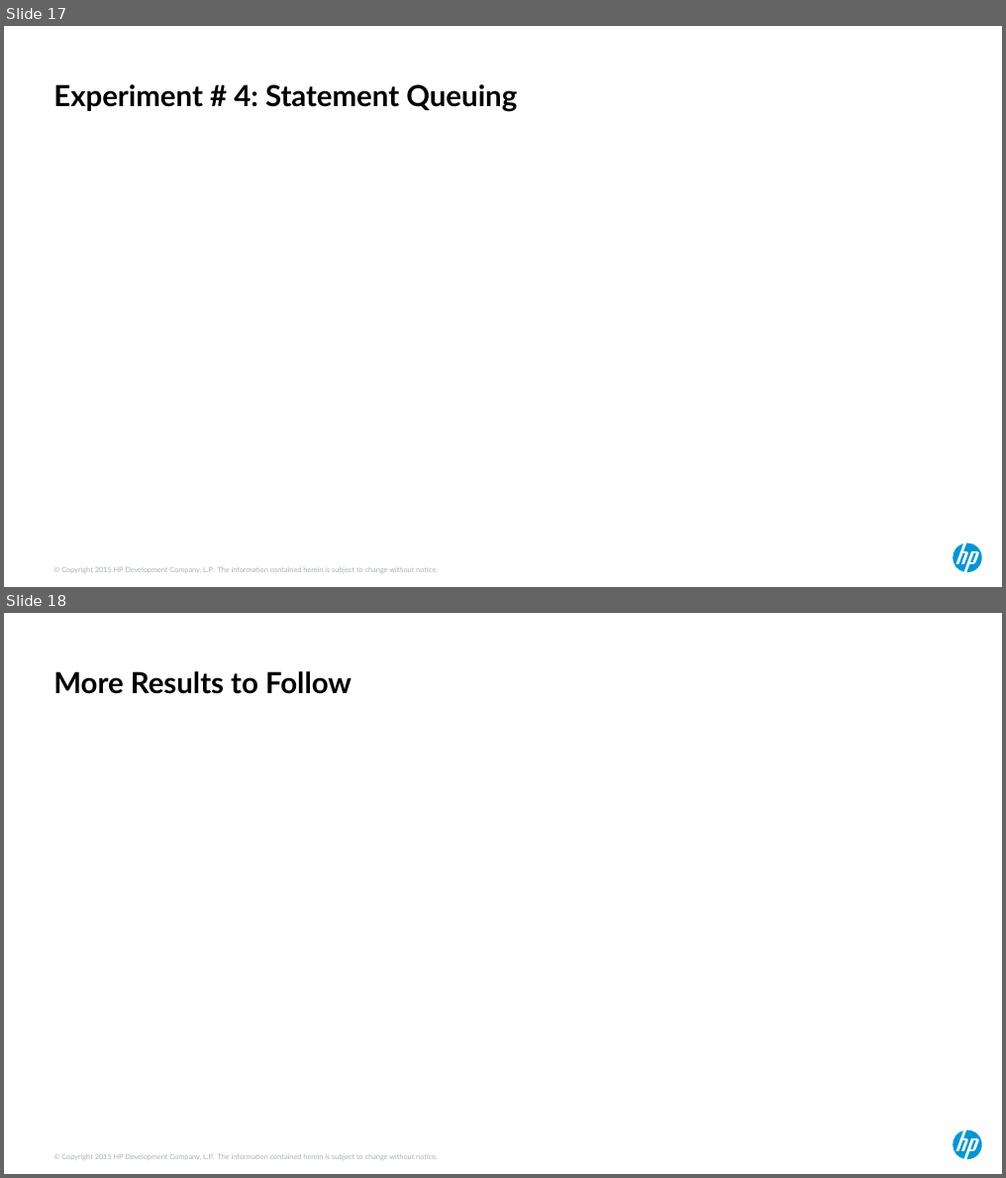
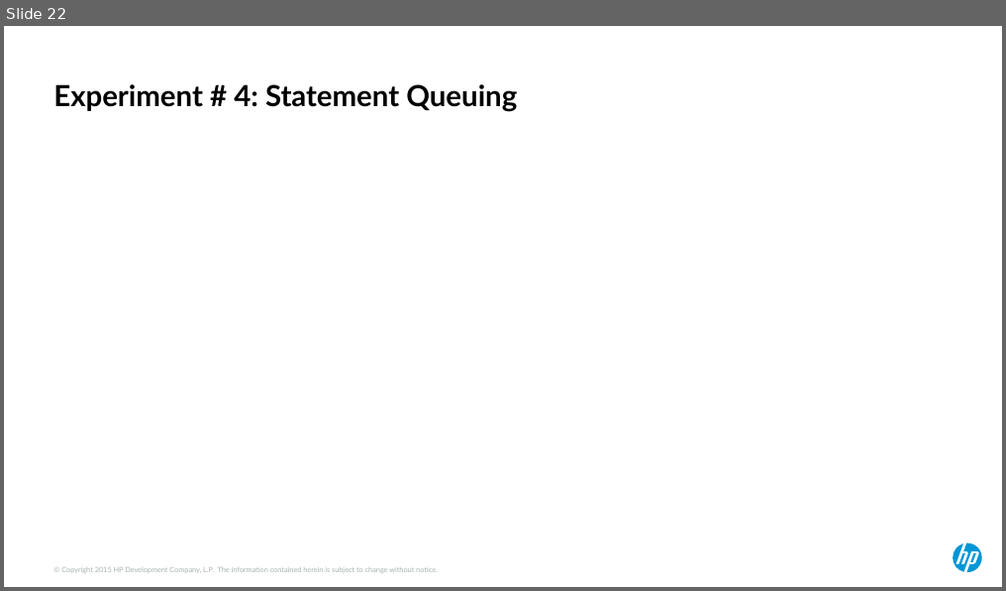
Before and after one commit to ndesilets/Group-13-HP-Big-Data-Analytics, a slide deck: Power Point Files/hotsos_2017 (kirbys inputs).pptx. Shown one above the other, each under a label of ours: slides 17 and 18 before the commit, slide 22 after it. The pictures are 1006x1178 and 1006x591 pixels, drawn with LibreOffice and Linux fonts; fonts in the diff are those of the drawing. Boxes give left, top, right and bottom in pixels: in the first picture for what was removed or moved away, otherwise in the second. Text is boxed around its words. In the diff, an @@ line names an element or a change of style, - is before the commit and + after.

```diff
--- a/Power Point Files/hotsos_2017 (kirbys inputs).pptx
+++ b/Power Point Files/hotsos_2017 (kirbys inputs).pptx
@@ slide 18 removed at [4,613,1002,1174], background #FFFFFF; not listed: 2 template elements that a slide beside it also shows @@
@@ title removed at [54,671,351,694] @@
-More Results to Follow
@@ what was slide 17 is now slide 22 @@
```
Also in this commit, not shown: 10 slides changed, 10 slides added, 1 other slide removed, 4 other files.
